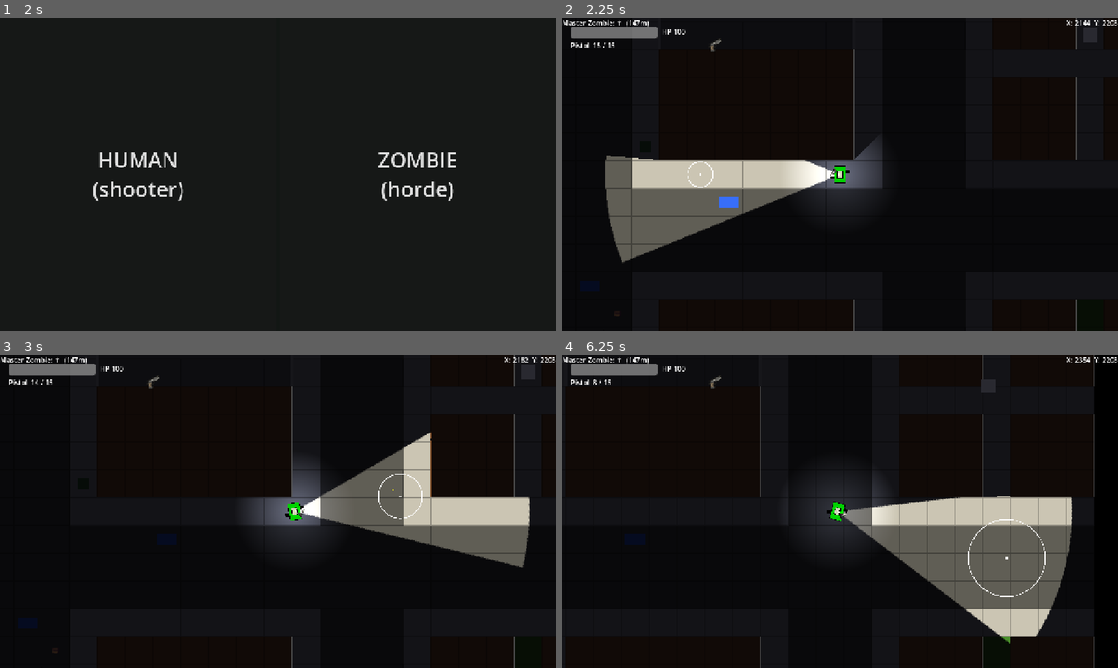
Above: before the commit, frames 1-4 (two rows, left to right).
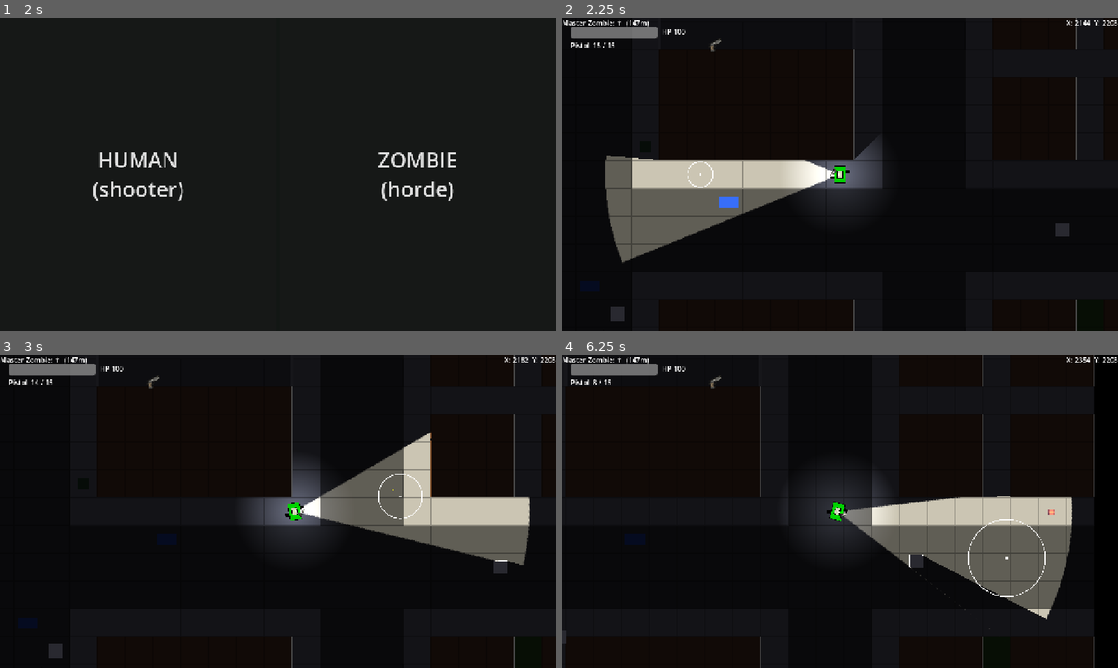
Above: after the commit, the same moments.

Repository: MKBSP/Zombie-game
Game: Godot game, scene res://scenes/ui/main_menu.tscn
Same seed, same stepped clock (60 frames per second), same inputs: the game is played once before the commit and once after it.
Inputs (mouse positions are in pixels of both pictures, inside the frame that each line leads up to):
- Up to frame 1 (2 s): click "PLAY" at 0.5 s; click "SINGLE PLAYER" at 1.25 s
- Up to frame 2 (2.25 s): click "HUMAN (shooter)" at 2 s
- Up to frame 3 (3 s): tap Enter (ui_accept) at 2.75 s; move the mouse to (400, 495) at 2.77 s; hold D (move_right) from 2.78 s (still down); hold Down (cam_down) from 2.78 s (still down); click (400, 495) at 2.92 s
- Up to frame 4 (6.25 s): tap Enter (ui_accept) at 3.02, 6.02 s; release D (move_right) at 3.5 s; release Down (cam_down) at 3.5 s; drag from (728, 527) to (1045, 380) at 3.52 s; move the mouse to (895, 442) at 4.27 s; hold D (move_right) 4.28-5 s; hold Right (cam_right) 4.28-5 s; drag from (812, 574) to (673, 464) at 5.02 s; move the mouse to (1006, 558) at 5.77 s; hold A (move_left) from 5.78 s (still down); tap X (drop_weapon) at 5.85 s

Frame 1 is identical in both runs. In frame 2, 0.3% of the frame differs, in the area x 8-97%, y 3-97%; in frame 3, 0.4%; in frame 4, 2.4%, in the area x 0-89%, y 7-93%.

Commit message:
scale zombie/npc counts by player count

Diff:
--- a/scenes/world/world.gd
+++ b/scenes/world/world.gd
@@ -49,8 +49,8 @@
 	return shooters[idx] if idx >= 0 else null
 
 func _ready() -> void:
-	zombie_count = Balance.WORLD.zombie_count
-	npc_count = Balance.WORLD.npc_count
+	# zombie_count / npc_count are computed from the shooter count on the server
+	# (see _apply_population_scaling), after shooters spawn.
 	fog_enabled = Balance.WORLD.fog_enabled
 	# Shared seed so static scenery (props) looks identical on both peers.
 	# Must run BEFORE any other RNG use so both peers consume it in step.
@@ -65,6 +65,7 @@
 		# Master spawns first so _spawn_shooters() can keep shooters clear of it.
 		_spawn_master_zombie()
 		_spawn_shooters()
+		_apply_population_scaling()
 		_spawn_standard_zombies()
 		_spawn_npcs()
 		_spawn_loot_boxes()
@@ -214,6 +215,15 @@
 	# master its initial target once they're placed.
 	master_zombie.master_zombie_died.connect(_on_master_zombie_died)
 
+## Scale enemy/NPC counts to the number of shooter players. Normal zombies grow
+## by zombies_per_extra_shooter for each shooter beyond the first; NPCs are
+## npc_per_player for every player, counting the zombie commander (shooters + 1).
+func _apply_population_scaling() -> void:
+	var n := shooters.size()
+	zombie_count = Balance.WORLD.base_zombie_count + Balance.WORLD.zombies_per_extra_shooter * (n - 1)
+	npc_count = Balance.WORLD.npc_per_player * (n + 1)
+
+
 func _spawn_standard_zombies() -> void:
 	var master_tile := ground_layer.local_to_map(master_zombie.global_position)
 	var used: Array[Vector2i] = []
--- a/scripts/balance.gd
+++ b/scripts/balance.gd
@@ -154,7 +154,16 @@
 }
 
 # --- World -----------------------------------------------------------------
-const WORLD := { zombie_count = 5, npc_count = 5, fog_enabled = true }
+# Enemy / NPC counts scale with the number of shooter players (computed in
+# world.gd from the spawned shooter count):
+#   normal zombies = base_zombie_count + zombies_per_extra_shooter * (shooters - 1)
+#   NPCs           = npc_per_player * (shooters + 1)   # +1 counts the zombie player
+const WORLD := {
+	base_zombie_count = 15,
+	zombies_per_extra_shooter = 5,
+	npc_per_player = 5,
+	fog_enabled = true,
+}
 
 # --- Loot boxes ------------------------------------------------------------
 # box_count crates scatter on walkable tiles. Each box rolls an item count
Not shown, changed: CHANGELOG.md
